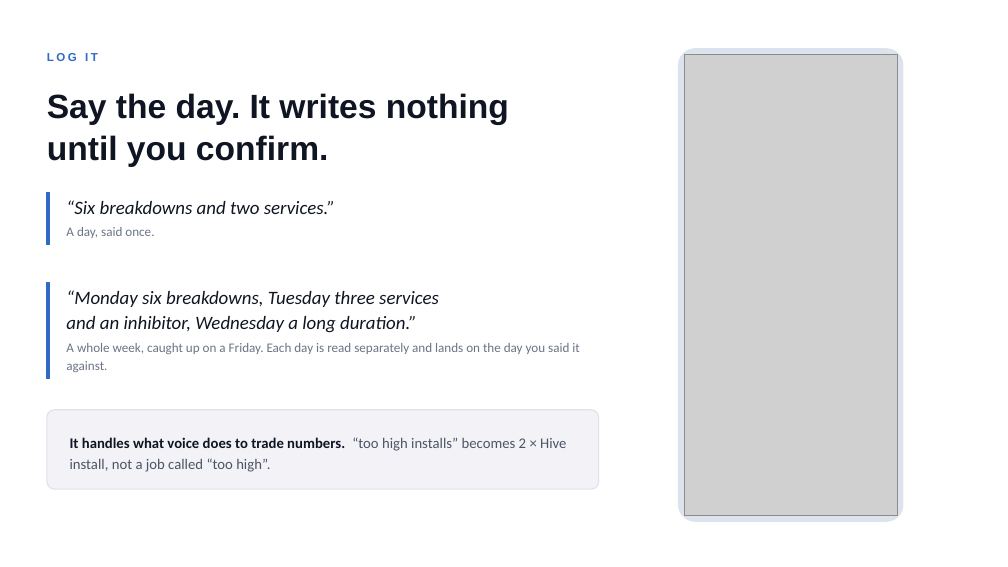
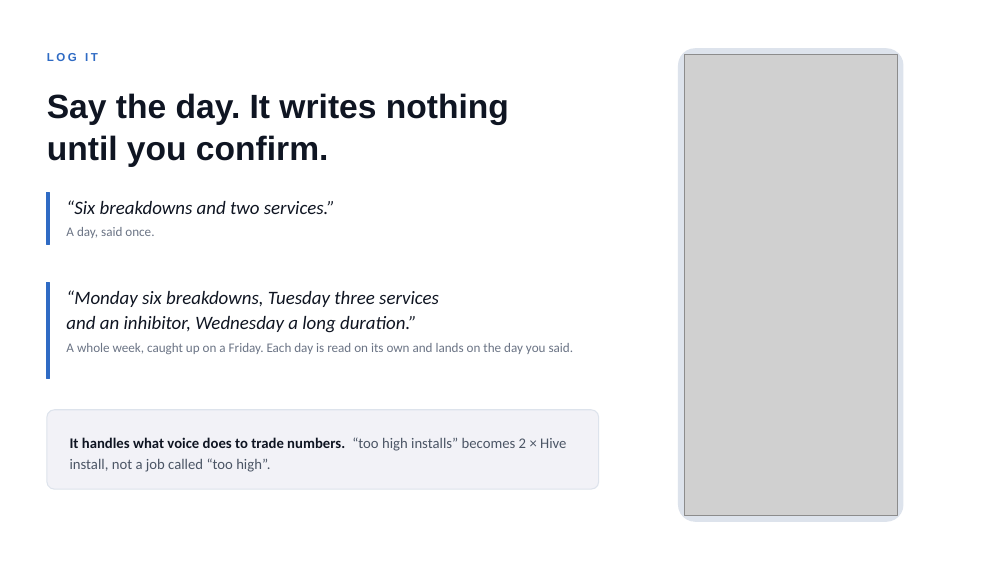
Before and after one commit to belacorg/CTAPTracker, a slide deck: slide 3 of docs/presentation/CTAP-Tracker.pptx. Drawn at 1008x567 pixels with LibreOffice and Linux fonts; fonts in the diff are those of the drawing; grey boxes stand for pictures. Boxes give left, top, right and bottom in pixels: in the first picture for what was removed or moved away, otherwise in the second. Text is boxed around its words. In the diff, an @@ line names an element or a change of style, - is before the commit and + after.

```diff
--- a/docs/presentation/CTAP-Tracker.pptx
+++ b/docs/presentation/CTAP-Tracker.pptx
@@ text at bbox=[66, 343, 574, 354]: text changed @@
-A whole week, caught up on a Friday. Each day is read separately and lands on the day you said it against.
+A whole week, caught up on a Friday. Each day is read on its own and lands on the day you said.
```
Also in this commit, not shown: 6 other slides changed, 1 slide removed.
